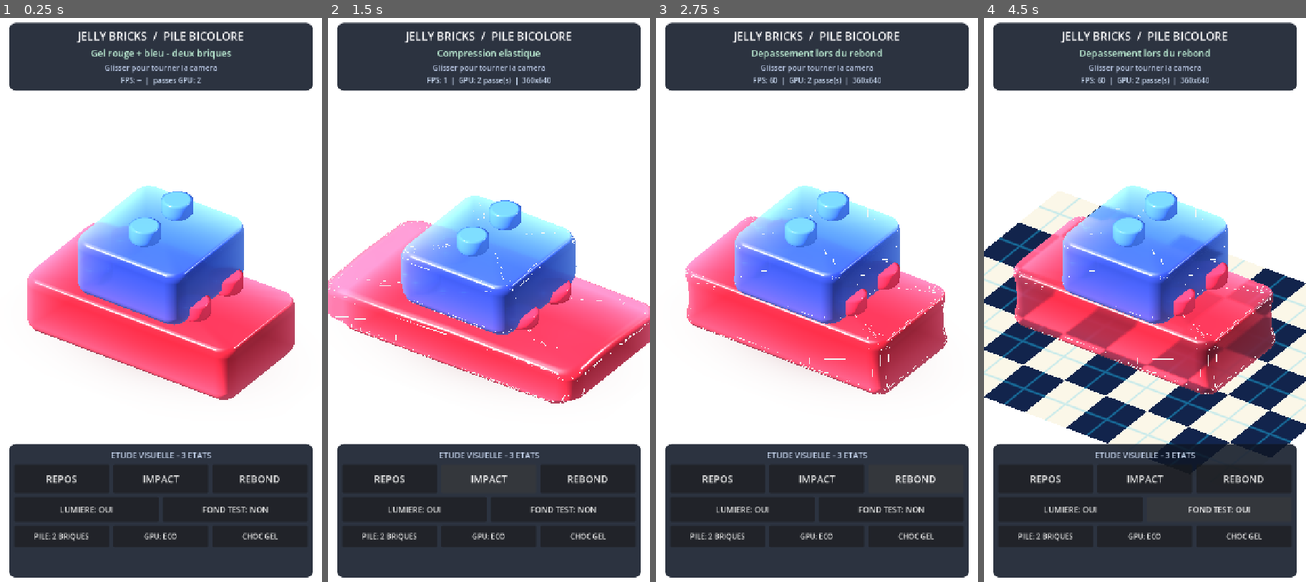
Above: before the commit, frames 1-4 (left to right).
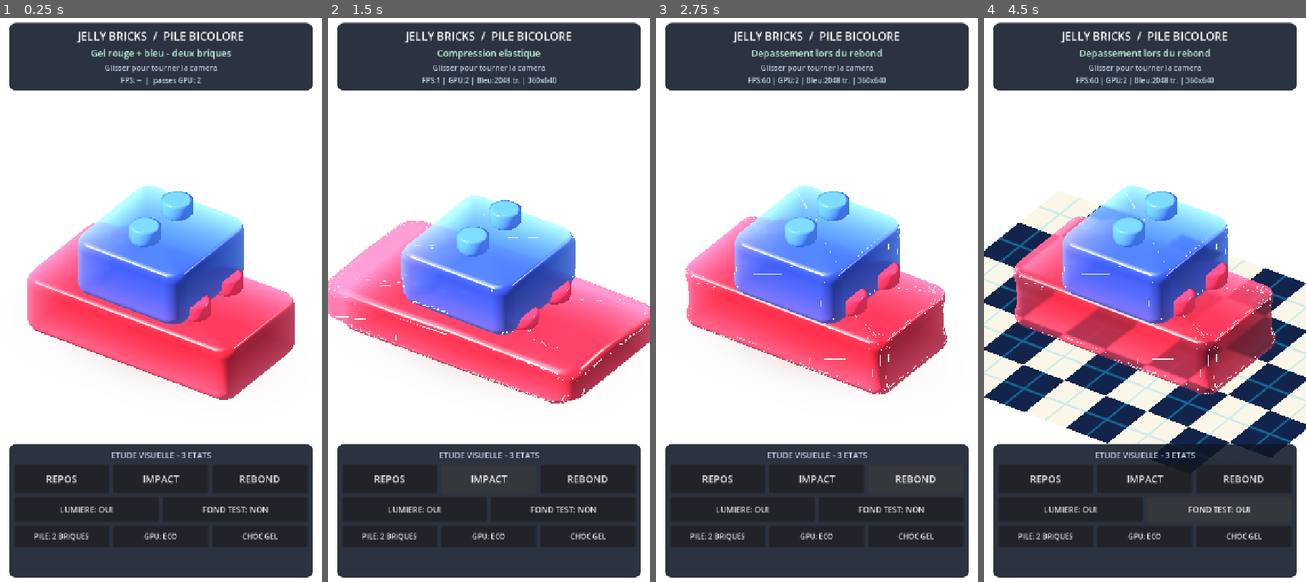
Above: after the commit, the same moments.

Repository: dbrckk/Jelly-bricks
Game: Godot game, scene res://prototypes/single_brick/layered_reference.tscn
The game is run twice, just before and just after one commit, with the same random seed, the same clock (stepped at 60 frames per second) and the same inputs. This scene is started directly instead of the project's main scene.
Inputs:
- Up to frame 1 (0.25 s): no input
- Up to frame 2 (1.5 s): click "REPOS" at 0.5 s; click "IMPACT" at 1.25 s
- Up to frame 3 (2.75 s): click "REBOND" at 2 s
- Up to frame 4 (4.5 s): click "LUMIERE: OUI" at 2.75 s; click "LUMIERE: NON" at 3.5 s; click "FOND TEST: NON" at 4.25 s

The runs differ from the first frame. In frame 2, 0.4% of the frame differs, in the area x 22-78%, y 10-57%; in frame 3, 0.4%; in frame 4, 0.4%.

Commit message:
perf(android): true blue-brick geometry LOD (2048 eco vs 8192 detailed triangles) synchronized with GPU resolution

Diff:
--- a/native-godot/prototypes/single_brick/layered_reference.gd
+++ b/native-godot/prototypes/single_brick/layered_reference.gd
@@ -31,6 +31,10 @@
 var quality_toggle: Button
 var lightweight_mode: bool = true
 var upper_triangles: int = 0
+var upper_mesh_eco: ArrayMesh
+var upper_mesh_detail: ArrayMesh
+var upper_triangles_eco: int = 0
+var upper_triangles_detail: int = 0
 var perf_label: Label
 var perf_elapsed: float = 0.0
 
@@ -89,11 +93,16 @@
     upper_paint.set_shader_parameter("refraction_pixels", 3.4)
 
     # Full, correctly wound 1x1 body and coat, tessellated ONCE.
-    var compact_mesh: ArrayMesh = FINE.tessellate(
-        _corrected_studio_mesh(1), 2)
-    upper_triangles = FINE.triangle_count(compact_mesh)
-    upper_shell.mesh = compact_mesh
-    upper_coat.mesh = compact_mesh
+    # Prebuild BOTH LODs only once. The lower 2x1 is full quality;
+    # on the blue 1x1 the ECO button saves 75% of shell + coat triangles.
+    var compact_source := _corrected_studio_mesh(1)
+    upper_mesh_eco = FINE.tessellate(compact_source, 1)
+    upper_mesh_detail = FINE.tessellate(compact_source, 2)
+    upper_triangles_eco = FINE.triangle_count(upper_mesh_eco)
+    upper_triangles_detail = FINE.triangle_count(upper_mesh_detail)
+    upper_triangles = upper_triangles_eco
+    upper_shell.mesh = upper_mesh_eco
+    upper_coat.mesh = upper_mesh_eco
     upper_shell.material_override = upper_paint
 
     upper_coat_paint = (wet_coat.material_override as ShaderMaterial).duplicate()
@@ -190,6 +199,17 @@
 func _apply_render_budget() -> void:
     if foreground_viewport == null:
         return
+    # Geometry LOD and offscreen resolution change together. The coat
+    # MUST share the exact same mesh instance as the pigmented core.
+    var selected: ArrayMesh = (
+        upper_mesh_eco if lightweight_mode else upper_mesh_detail)
+    if selected != null and upper_shell.mesh != selected:
+        upper_shell.mesh = selected
+        upper_coat.mesh = selected
+    if selected != null:
+        upper_triangles = (
+            upper_triangles_eco if lightweight_mode
+            else upper_triangles_detail)
     # When there is only one brick, the upper pass is unnecessary.
     foreground_viewport.render_target_update_mode = (
         SubViewport.UPDATE_ALWAYS if (
@@ -332,8 +352,9 @@
         var count := 1 if transmission_enabled else 0
         if stack_enabled and transmission_enabled:
             count += 1
-        perf_label.text = "FPS: %d  |  GPU: %d passe(s)  |  %dx%d" % [
+        perf_label.text = "FPS:%d | GPU:%d | Bleu:%d tr. | %dx%d" % [
             Engine.get_frames_per_second(), count,
+            upper_triangles,
             backdrop_frame_size.x, backdrop_frame_size.y]
     if stack_enabled and foreground_viewport != null:
         # Keep the second optical texture at its intended reduced size
